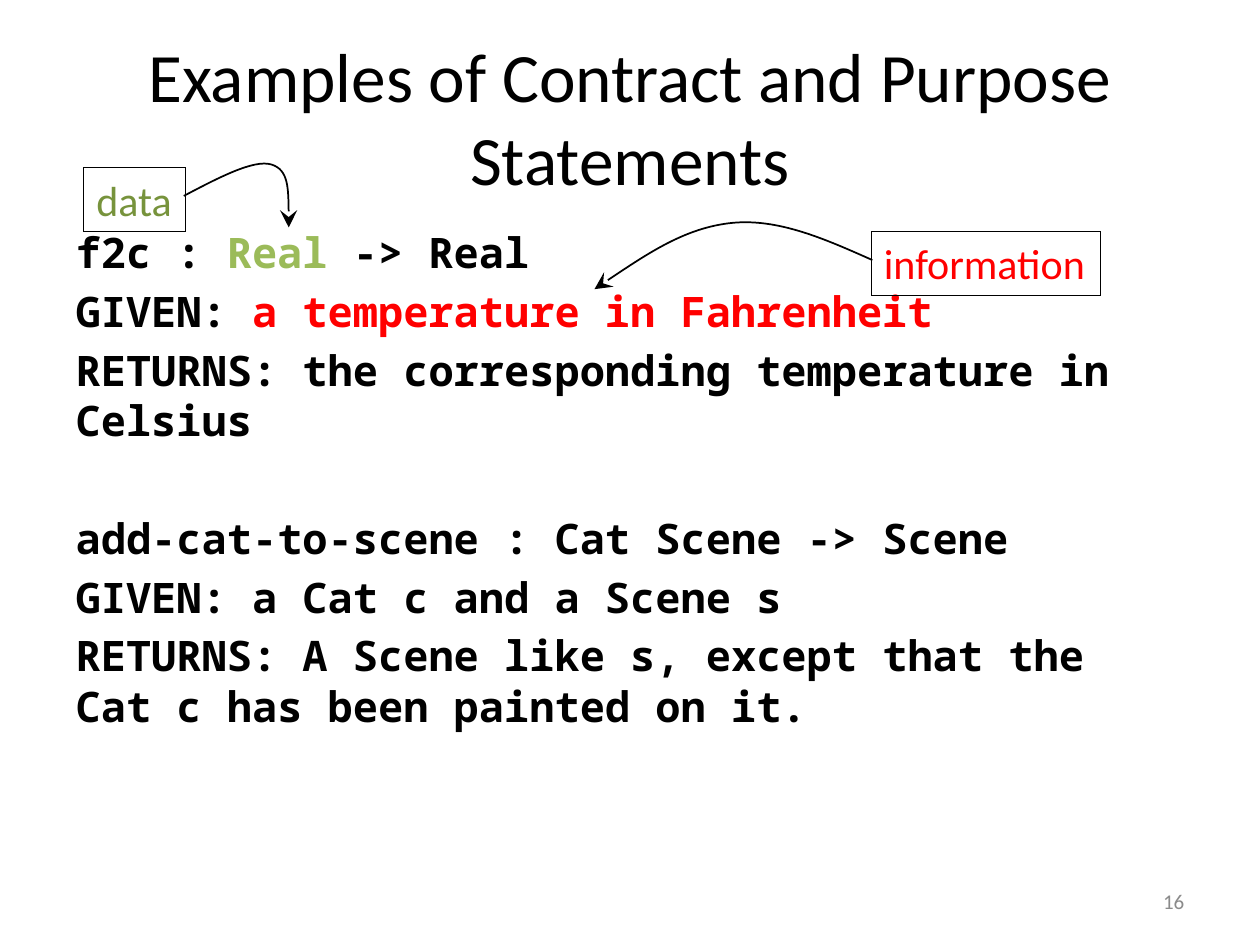
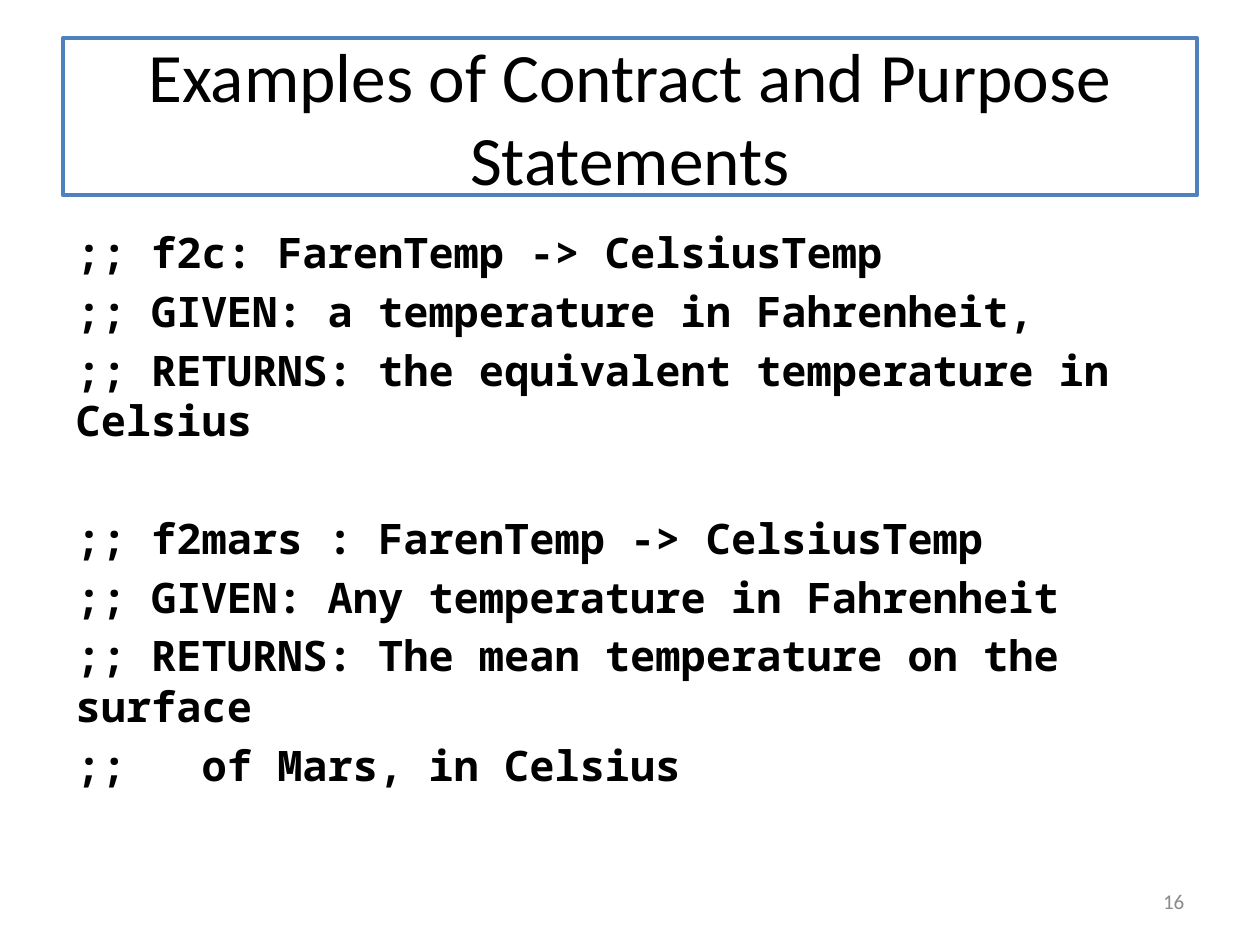
Before and after one commit to mwand/cs5010f17, a slide deck: slide 16 of Slides/Lesson 1.1 The Function Design Recipe.pptx. Drawn at 1260x945 pixels with LibreOffice and Linux fonts; fonts in the diff are those of the drawing. Boxes give left, top, right and bottom in pixels: in the first picture for what was removed or moved away, otherwise in the second. Text is boxed around its words. In the diff, an @@ line names an element or a change of style, - is before the commit and + after.

```diff
--- a/Slides/Lesson 1.1 The Function Design Recipe.pptx
+++ b/Slides/Lesson 1.1 The Function Design Recipe.pptx
@@ title "Examples of Contract and Purpose ...": place and size @@
-title "Examples of Contract and Purpose ..." at [148,54,1111,186]
+title "Examples of Contract and Purpose ..." at [63,38,1197,195]
@@ title "Examples of Contract and Purpose ..." at [63,38,1197,195]: outline none to #4F81BD 2.25 pt @@
@@ rectangle removed at [84,168,186,231] @@
-data
@@ freeform shape removed at [184,164,289,228] @@
@@ text at [76,235,1109,788]: text changed @@
-f2c : Real -> Real
-GIVEN: a temperature in Fahrenheit
-RETURNS: the corresponding temperature in Celsius
-add-cat-to-scene : Cat Scene -> Scene
-GIVEN: a Cat c and a Scene s
-RETURNS: A Scene like s, except that the Cat c has been painted on it.
+;; f2c: FarenTemp -> CelsiusTemp
+;; GIVEN: a temperature in Fahrenheit,
+;; RETURNS: the equivalent temperature in Celsius
+;; f2mars : FarenTemp -> CelsiusTemp
+;; GIVEN: Any temperature in Fahrenheit
+;; RETURNS: The mean temperature on the surface
+;; of Mars, in Celsius
@@ freeform shape removed at [595,222,873,289] @@
@@ rectangle removed at [872,232,1100,295] @@
-information
```
Also in this commit, not shown: 14 other slides changed, 2 slides added, 1 slide removed, 20 other files.
